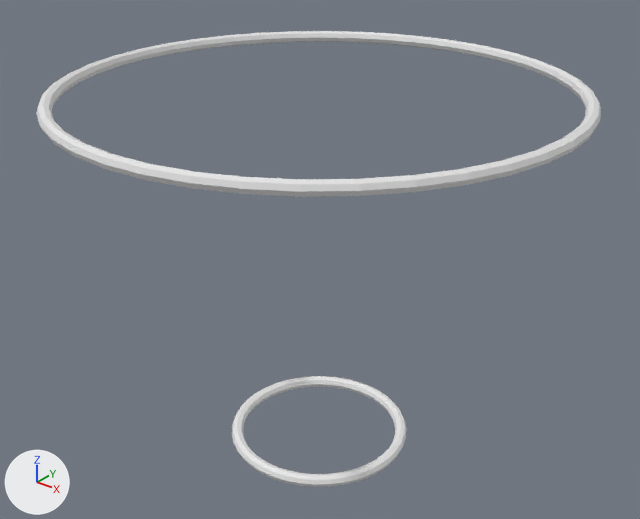
One commit to the OBJ model assets/cue/pieces/beta_pocket/Funnel_Ring.obj: the scene before it, then after it.
The view is the same before and after, from a camera (50 mm lens) standing at (2.4, -3.0, 1.94) and looking at (-0.02, 0.03, 0.07). The lights are fixed; the arrows at lower left show +X, +Y and +Z. The older version comes first. Where no turn or scale is listed for an object, it has been applied to the vertices.

In view in the first picture: 'Funnel_Ring'.
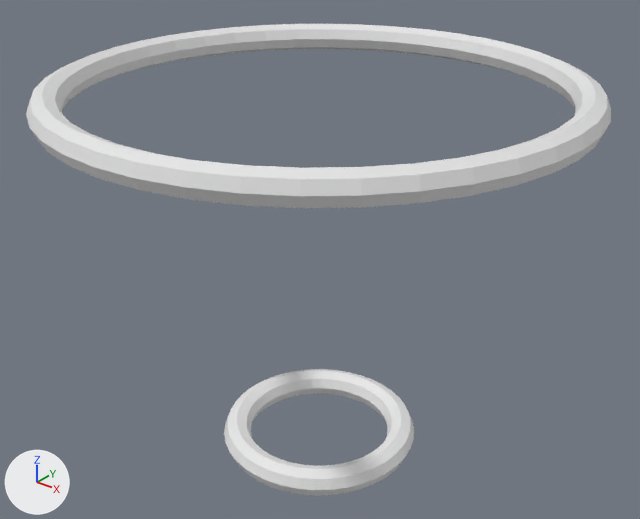
Pixel boxes [x1, y1, x2, y2] of what changed, in the pictures (640 x 519 px):
'Funnel_Ring', reshaped: before [36, 31, 601, 487]; after [26, 24, 611, 495]
part 1 of me_funnel_ring, added: after [224, 369, 414, 495]
part 2 of me_funnel_ring, added: after [26, 24, 611, 208]
part 3 of me_funnel_ring, deleted: before [232, 376, 407, 487]
part 4 of me_funnel_ring, deleted: before [36, 31, 601, 197]

Patch to the scene script:
```diff
--- a/assets/cue/pieces/beta_pocket/Funnel_Ring.obj.py
+++ b/assets/cue/pieces/beta_pocket/Funnel_Ring.obj.py
@@ me_funnel_ring @@
 # used by ob_funnel_ring; location = (0.0, 0.0, 0.0)
-me_funnel_ring.from_pydata(...)  # 640 vertices, 1280 faces; spans x -1.2..1.2, y -1.2..1.2, z -0.93..0.93
+me_funnel_ring.from_pydata(...)  # 640 vertices, 1280 faces; spans x -1.24..1.24, y -1.24..1.24, z -0.97..0.97
+# me_funnel_ring part 1: a new loose piece, a torus around z (ring radius 0.43, tube radius 0.07) spanning x -0.5..0.5, y -0.5..0.5, z -0.97..-0.83
+# me_funnel_ring part 2: a new loose piece, a torus around z (ring radius 1.17, tube radius 0.07) spanning x -1.24..1.24, y -1.24..1.24, z 0.83..0.97
+# me_funnel_ring part 3: the loose piece of 320 vertices spanning x -0.46..0.46, y -0.46..0.46, z -0.93..-0.87 is deleted
+# me_funnel_ring part 4: the loose piece of 320 vertices spanning x -1.2..1.2, y -1.2..1.2, z 0.87..0.93 is deleted
```
